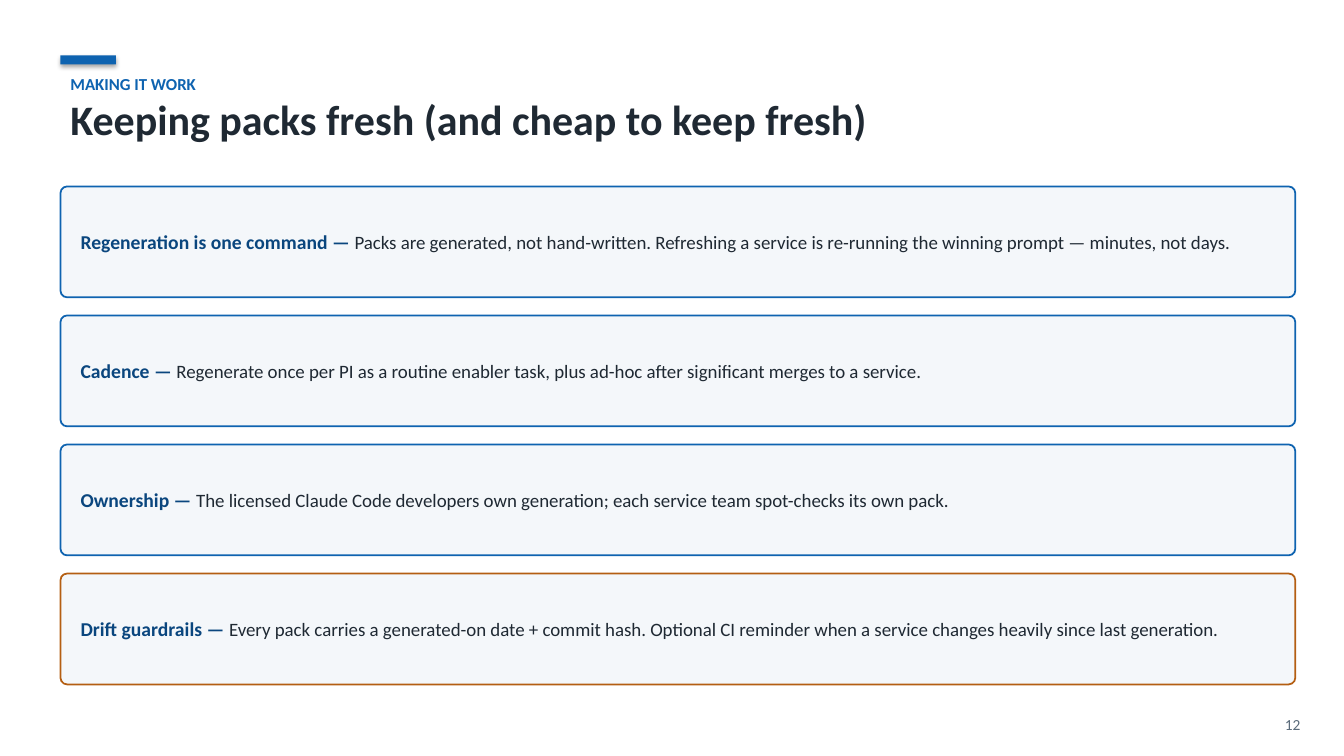
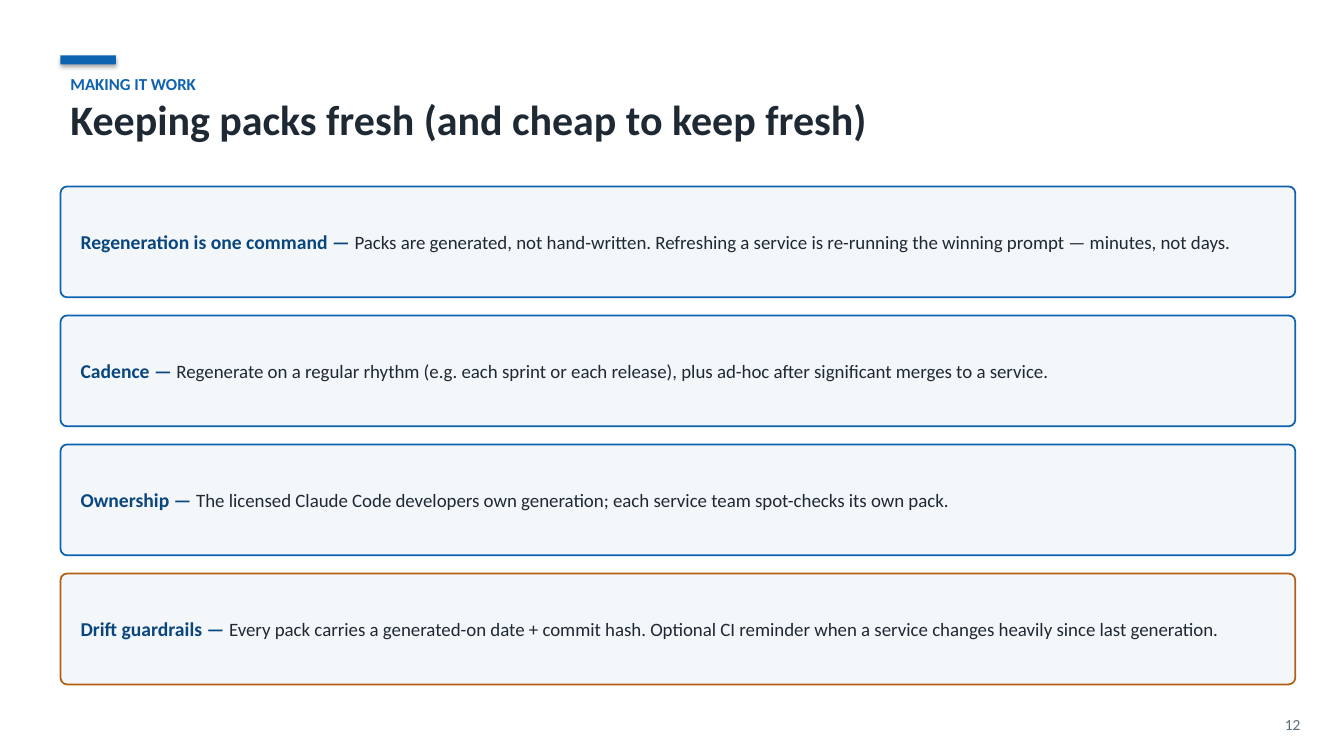
Before and after one commit to kamilhakim-s/claude2duo, a slide deck: slide 12 of deck/claude2duo-context-packs.pptx. Drawn at 1344x756 pixels with LibreOffice and Linux fonts; fonts in the diff are those of the drawing. Boxes give left, top, right and bottom in pixels: in the first picture for what was removed or moved away, otherwise in the second. Text is boxed around its words. In the diff, an @@ line names an element or a change of style, - is before the commit and + after.

```diff
--- a/deck/claude2duo-context-packs.pptx
+++ b/deck/claude2duo-context-packs.pptx
@@ text in rounded rectangle at <box>81,364,1048,382</box>: text changed @@
-Cadence — Regenerate once per PI as a routine enabler task, plus ad-hoc after significant merges to a service.
+Cadence — Regenerate on a regular rhythm (e.g. each sprint or each release), plus ad-hoc after significant merges to a service.
```
Also in this commit, not shown: 4 other slides changed, 2 slides added, 1 slide removed, 3 other files.
